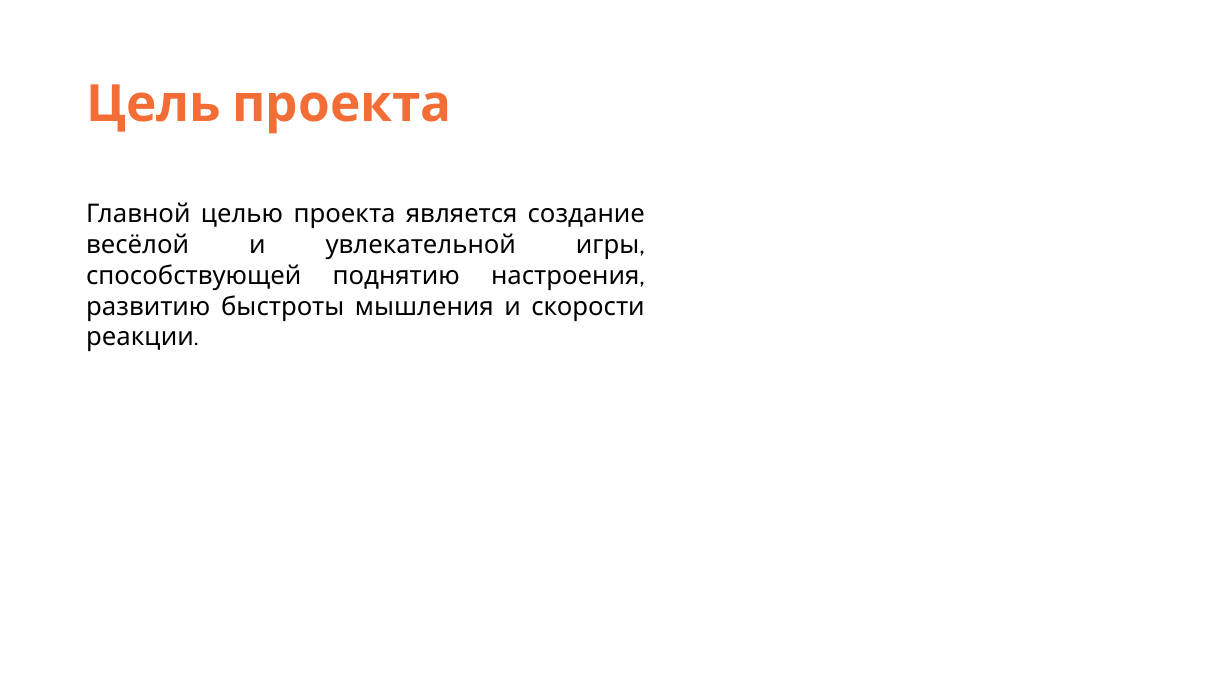
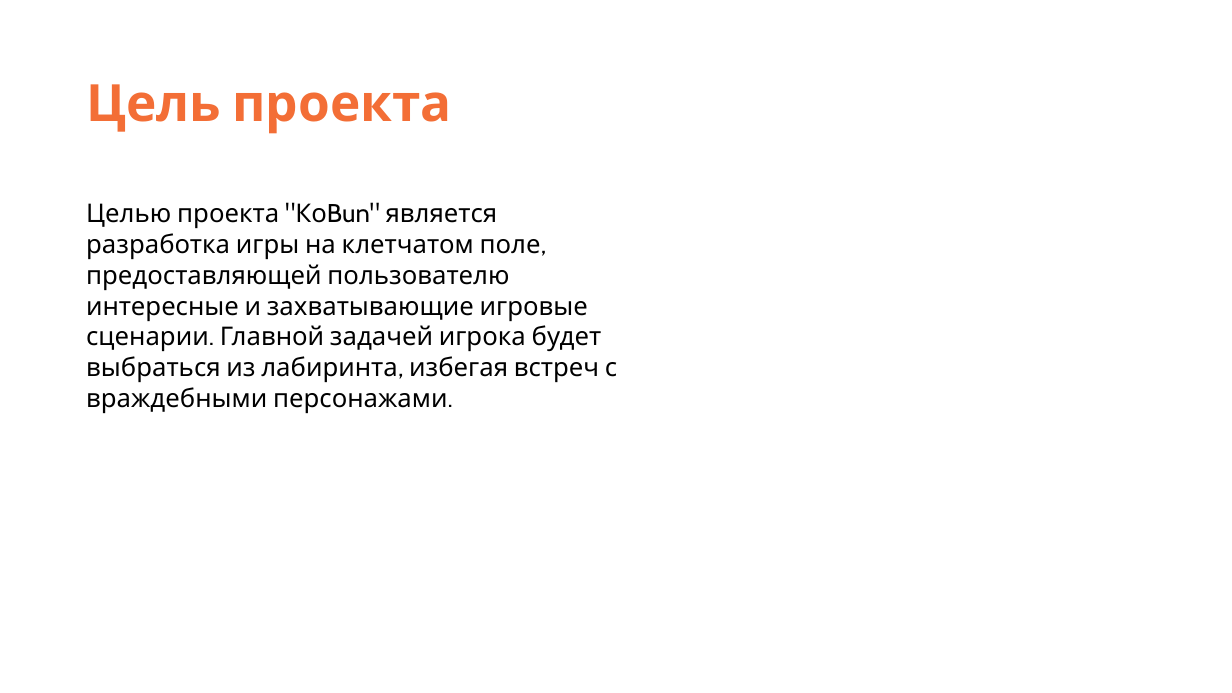
Before and after one commit to LenaKadilova/Pygame_project, a slide deck: slide 2 of презентация pygame.pptx. Drawn at 1232x693 pixels with LibreOffice and Linux fonts; fonts in the diff are those of the drawing; background and template pictures are left out. Boxes give left, top, right and bottom in pixels: in the first picture for what was removed or moved away, otherwise in the second. Text is boxed around its words. In the diff, an @@ line names an element or a change of style, - is before the commit and + after.

```diff
--- a/презентация pygame.pptx
+++ b/презентация pygame.pptx
@@ text at (86, 203, 617, 413): text changed @@
-Главной целью проекта является создание весёлой и увлекательной игры, способствующей поднятию настроения, развитию быстроты мышления и скорости реакции.
+Целью проекта "КоBun" является разработка игры на клетчатом поле, предоставляющей пользователю интересные и захватывающие игровые сценарии. Главной задачей игрока будет выбраться из лабиринта, избегая встреч с враждебными персонажами.
```
